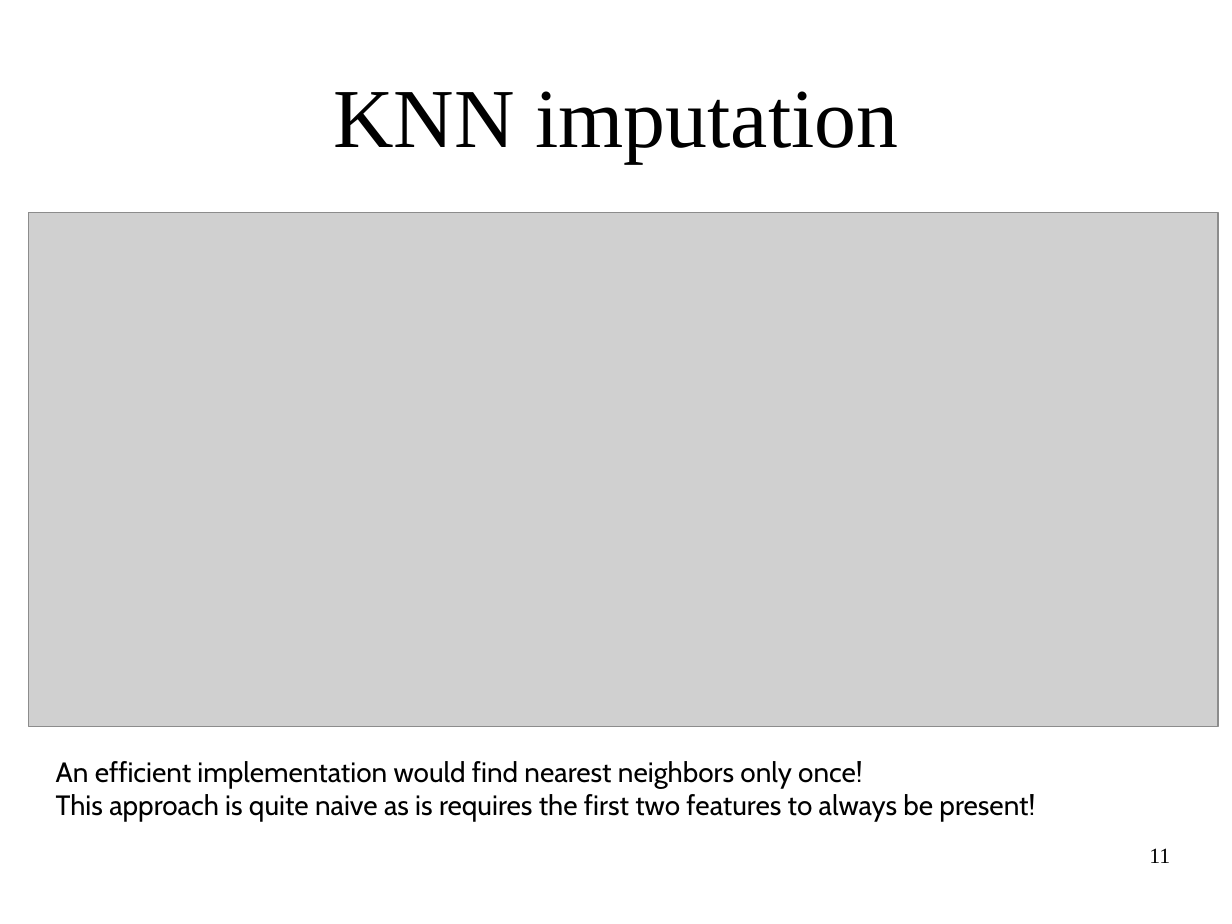
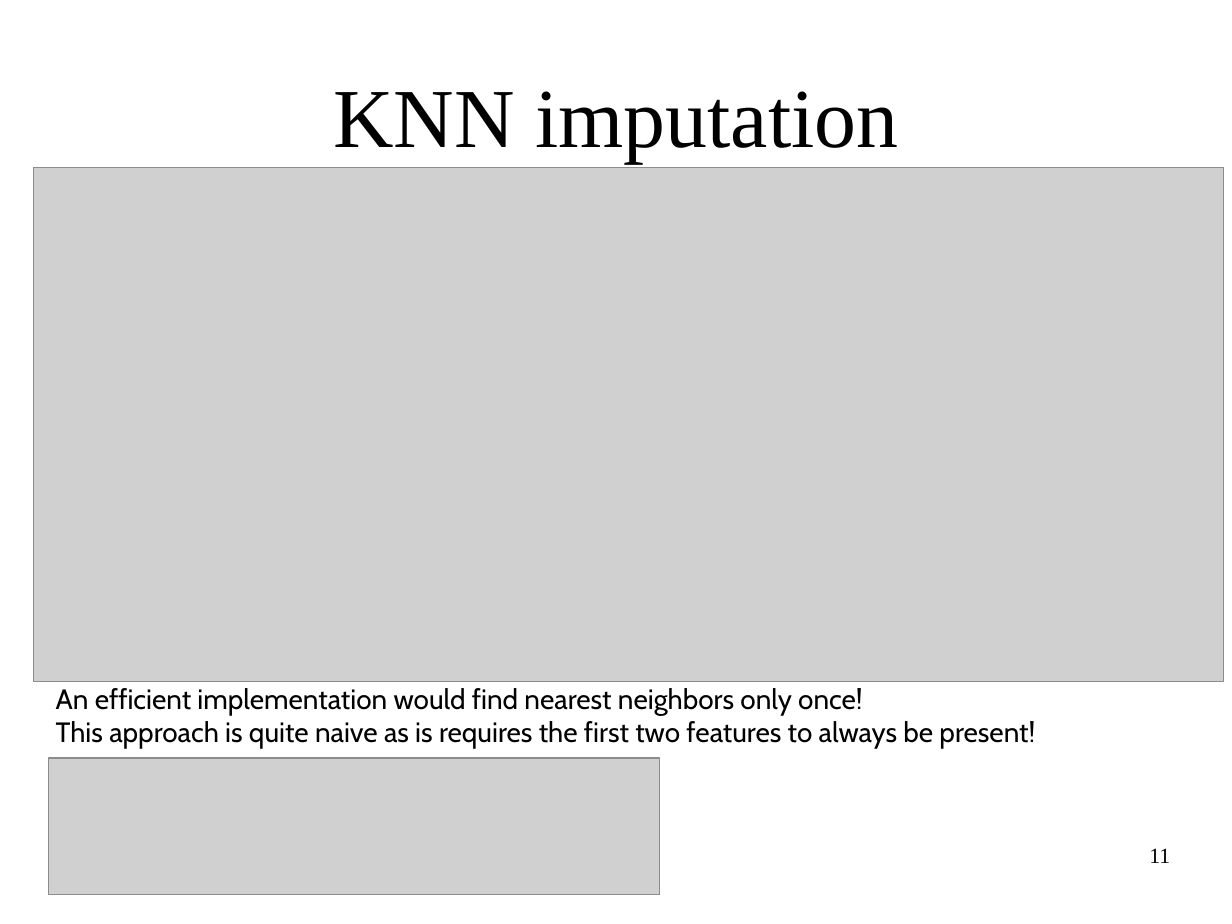
Before and after one commit to amueller/applied_ml_spring_2017, a slide deck: slide 11 of slides/aml-08-021317.odp. Drawn at 1232x924 pixels with LibreOffice and Linux fonts; fonts in the diff are those of the drawing; grey boxes stand for pictures. Boxes give left, top, right and bottom in pixels: in the first picture for what was removed or moved away, otherwise in the second. Text is boxed around its words. In the diff, an @@ line names an element or a change of style, - is before the commit and + after.

```diff
--- a/slides/aml-08-021317.odp
+++ b/slides/aml-08-021317.odp
@@ picture: place and size @@
-picture at box(28, 212, 1219, 727)
+picture at box(34, 168, 1224, 682)
@@ text "An efficient implementation would find ...": place and size @@
-text "An efficient implementation would find ..." at box(56, 761, 1035, 822)
+text "An efficient implementation would find ..." at box(56, 688, 1035, 749)
@@ picture added at box(48, 758, 660, 894) @@
```
Also in this commit, not shown: 2 other slides changed, 6 slides added, 4 slides removed, 2 other files.
